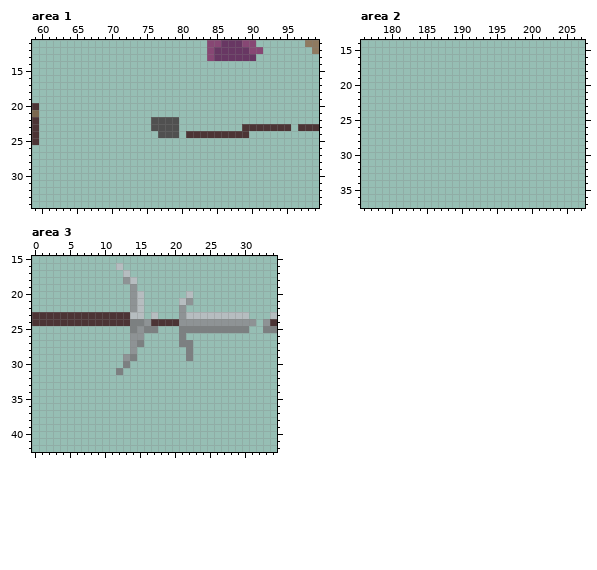
One commit to this pixel-art file: PixelEngine/res/sprites/items.aseprite. The first picture shows the starting point.
256x256 pixels, 1 frame. Colours within 5 levels of each other are drawn and written as one. Shown: area 1: x 59..99, y 11..34; area 2: x 176..207, y 14..37; area 3: x 0..34, y 15..42. The commit also changed other parts of the picture, which this record leaves out.
Now the later version:
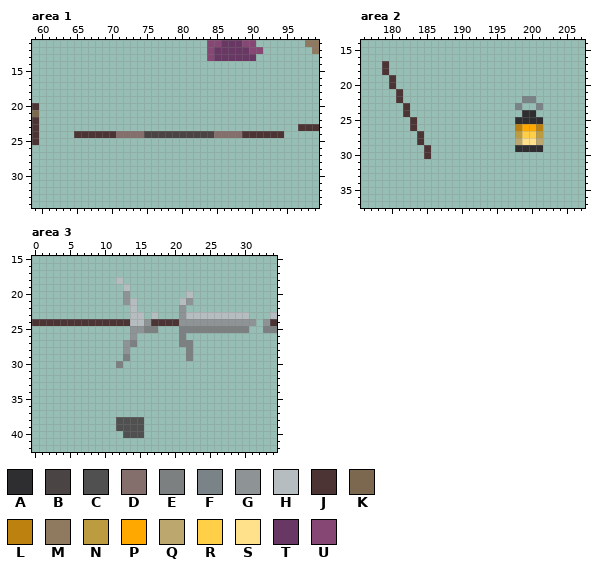
Palette (. is transparent): A #2e2e31  B #4a4444  C #505050  D #846f6d  E #7c8081  F #798388  G #8e9395  H #b6bdc0  J #4c3435  K #7b684f  L #bc810f  M #8f7a60  N #bc9c41  P #ffa800  Q #bca86f  R #ffcf48  S #ffe18c  T #683763  U #874774
Change:
--- area 1, layer "Layer 1"
@@ x 59..99 @@
 21 K........................................
-22 J................CCCC....................
-23 J................CCCC.........JJJJJJJ.JJJ
-24 J.................CCC.JJJJJJJJJ..........
+22 J........................................
+23 J.....................................JJJ
+24 J.....JJJJJJDDDDBBBBBBBBBBDDDDJJJJJJ.....
 25 J........................................
--- area 2, layer "Layer 1"
@@ x 176..207 @@
 16 ................................
-17 ................................
-18 ................................
-19 ................................
-20 ................................
-21 ................................
-22 ................................
-23 ................................
-24 ................................
-25 ................................
-26 ................................
-27 ................................
-28 ................................
-29 ................................
-30 ................................
+17 ...J............................
+18 ...J............................
+19 ....J...........................
+20 ....J...........................
+21 .....J..........................
+22 .....J.................FF.......
+23 ......J...............F..F......
+24 ......J................AA.......
+25 .......J..............AAAA......
+26 .......J..............LPPL......
+27 ........J.............NRRN......
+28 ........J.............QSSQ......
+29 .........J............AAAA......
+30 .........J......................
 31 ................................
--- area 3, layer "Layer 1"
@@ x 0..17 @@
 15 ..................
-16 ............H.....
-17 .............H....
-18 .............GH...
-19 ..............G...
-20 ..............GH..
-21 ..............GH..
-22 ..............GH..
-23 JJJJJJJJJJJJJJHH.H
-24 JJJJJJJJJJJJJJEEGJ
-25 ..............EGEE
-26 ..............GG..
-27 ..............GE..
-28 ..............G...
-29 .............GE...
-30 .............E....
-31 ............E.....
+16 ..................
+17 ..................
+18 ............H.....
+19 .............H....
+20 .............G....
+21 .............GH...
+22 ..............H...
+23 ..............HH.H
+24 JJJJJJJJJJJJJJHHGJ
+25 ..............GGEE
+26 ..............G...
+27 .............GE...
+28 .............G....
+29 .............E....
+30 ............E.....
+31 ..................
 32 ..................
@@ x 10..17 @@
 37 ........
-38 ........
-39 ........
-40 ........
+38 ..CCCC..
+39 ..CCCC..
+40 ...CCC..
 41 ........
Changed places in both pictures, as pixel boxes (x1, y1, x2, y2):
changed: (74, 117, 291, 138)
added: (382, 61, 431, 159)
added: (515, 96, 543, 152)
changed: (32, 263, 144, 375)
added: (116, 417, 144, 438)
